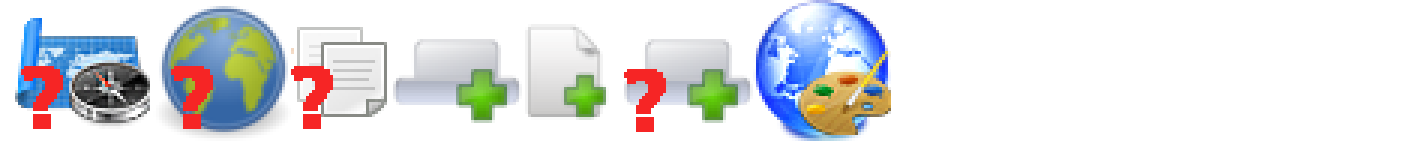
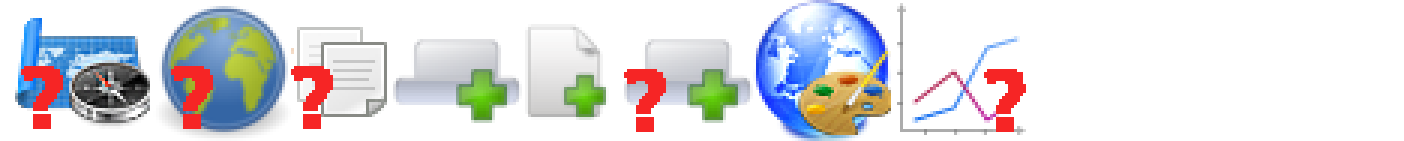
Revision of a layered 1404 x 141 image; what changed, layer by layer:
added layer "statHelp" above "submenuhelp" over [897, 3, 1026, 135]
